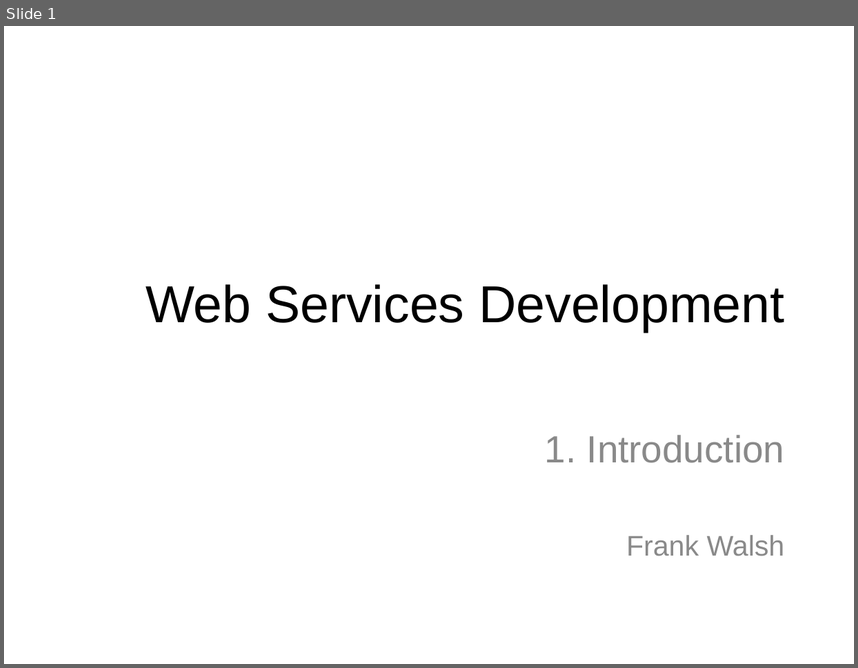
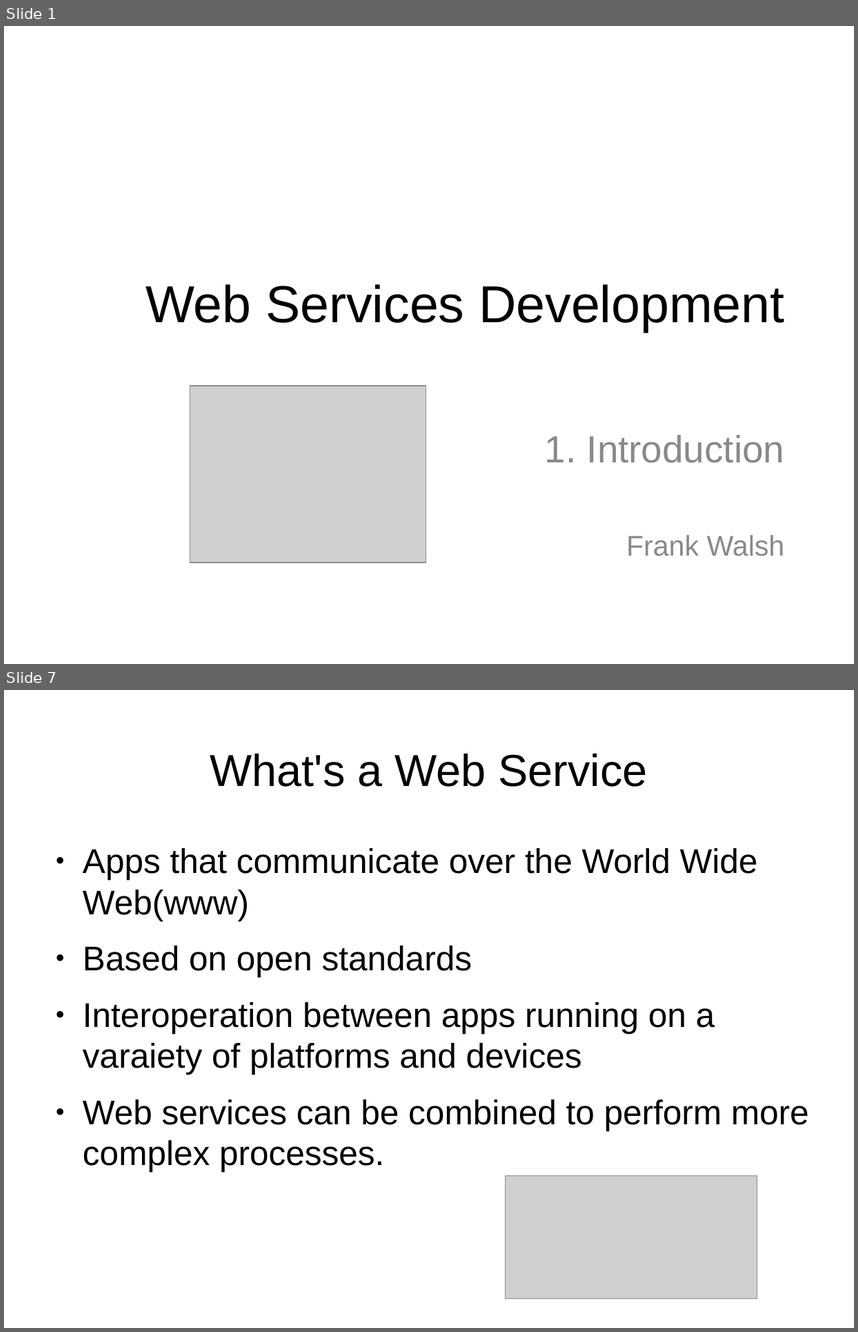
Before and after one commit to fxwalsh/webservicesdev-2016, a slide deck: topic01/talk-1/web-services-intro.odp. Shown one above the other, each under a label of ours: slide 1 before the commit, slides 1 and 7 after it; the slides between them are not shown. The pictures are 858x668 and 858x1332 pixels, drawn with LibreOffice and Linux fonts; fonts in the diff are those of the drawing; grey boxes stand for pictures. Boxes give left, top, right and bottom in pixels: in the first picture for what was removed or moved away, otherwise in the second. Text is boxed around its words. In the diff, an @@ line names an element or a change of style, - is before the commit and + after.

```diff
--- a/topic01/talk-1/web-services-intro.odp
+++ b/topic01/talk-1/web-services-intro.odp
@@ slide 7 added at [4,690,854,1328], background #FFFFFF @@
@@ title added at [210,753,647,787], 42.1 pt, text #000000 @@
+What's a Web Service
@@ text added at [83,848,809,1172], 32.2 pt, text #000000 @@
+● Apps that communicate over the World Wide Web(www)
+● Based on open standards
+● Interoperation between apps running on a varaiety of platforms and devices
+● Web services can be combined to perform more complex processes.
@@ picture added at [505,1175,757,1299] @@
@@ slide 1 changed as well @@
@@ picture added at [190,385,426,562] @@
```
Also in this commit, not shown: 1 other slide changed, 10 other slides added, 2 other files.
